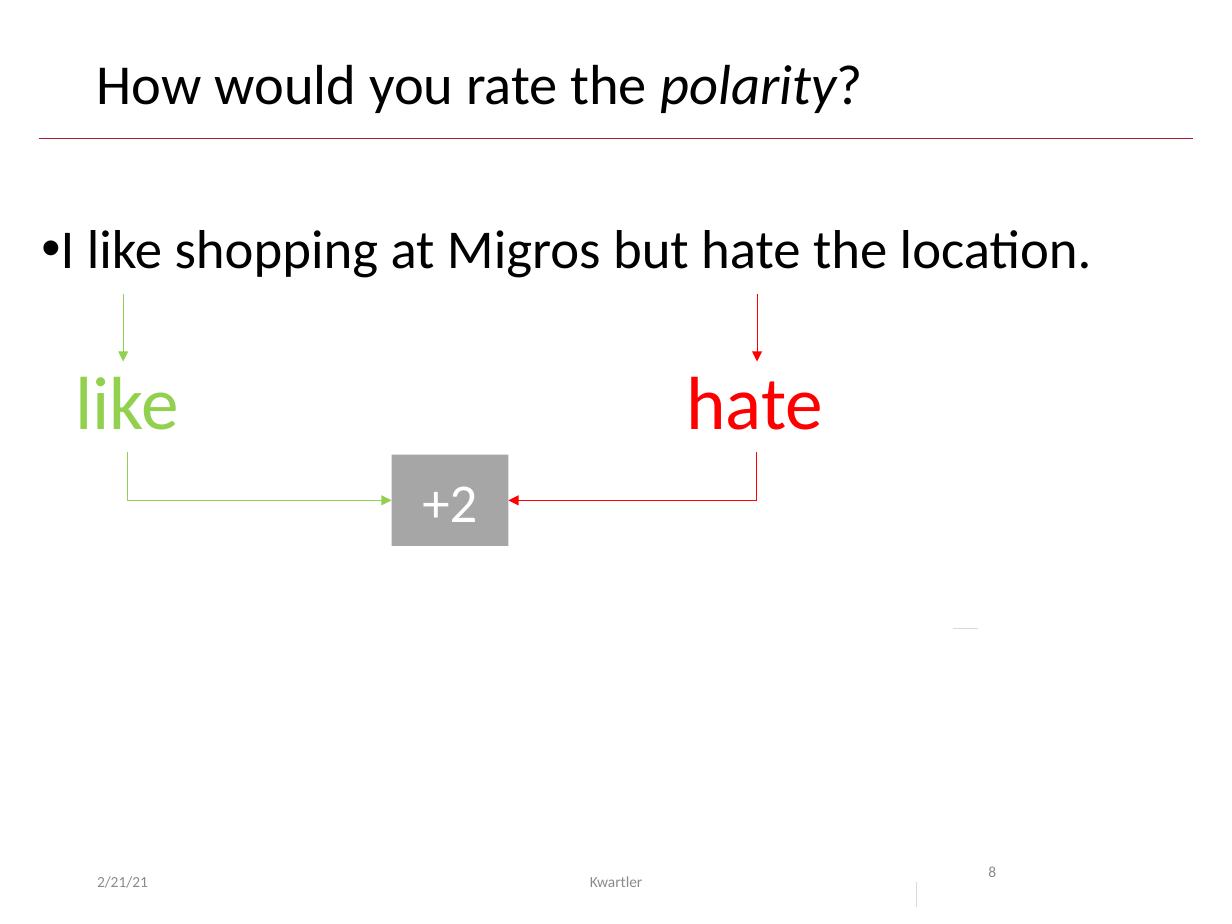
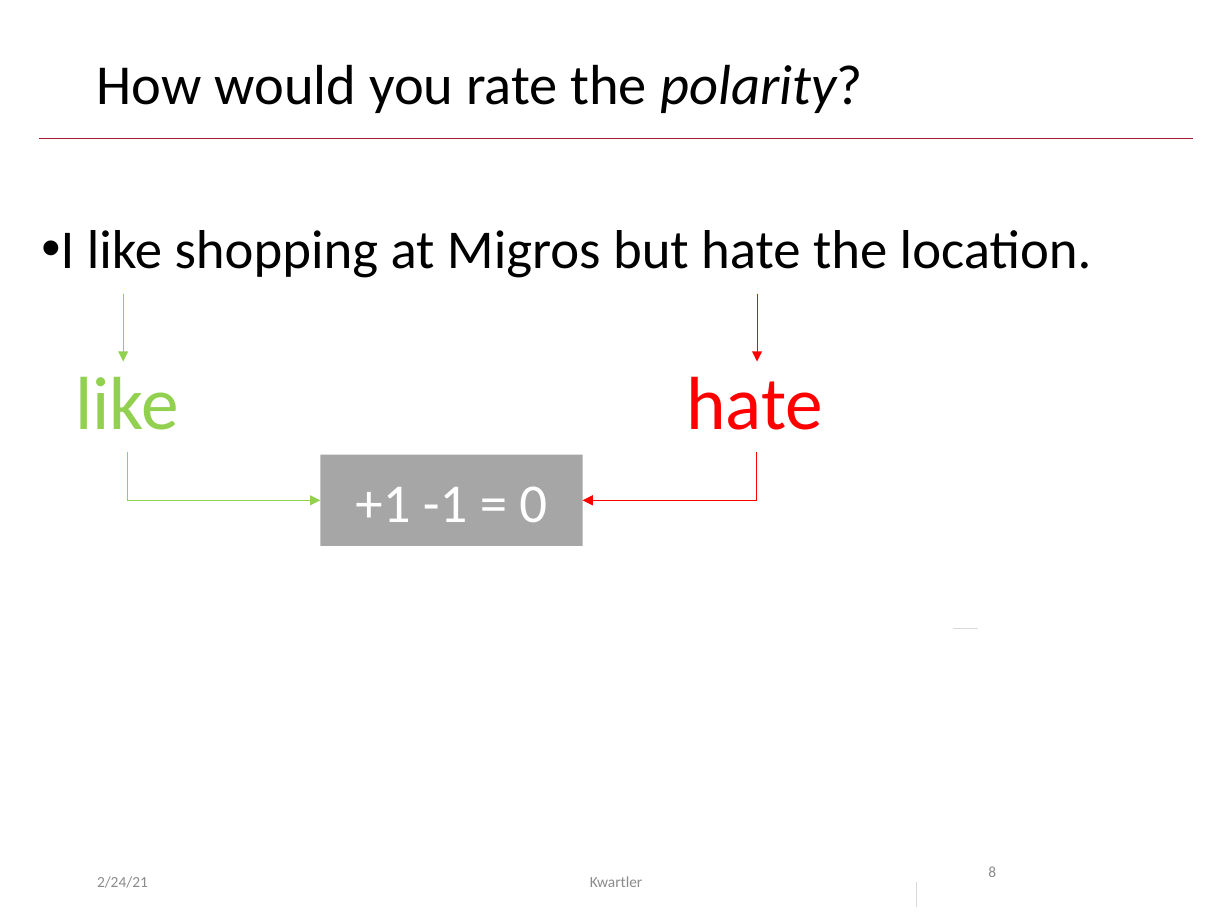
Before and after one commit to kwartler/Harvard_NLP_Student, a slide deck: slide 8 of lessons/E_Polarization_Sentiment/polarity.pptx. Drawn at 1232x924 pixels with LibreOffice and Linux fonts; fonts in the diff are those of the drawing; background and template pictures are left out. Boxes give left, top, right and bottom in pixels: in the first picture for what was removed or moved away, otherwise in the second. Text is boxed around its words. In the diff, an @@ line names an element or a change of style, - is before the commit and + after.

```diff
--- a/lessons/E_Polarization_Sentiment/polarity.pptx
+++ b/lessons/E_Polarization_Sentiment/polarity.pptx
@@ elbow arrow moved from (128, 452) - (392, 500) to (128, 452) - (320, 500) @@
@@ rectangle "+1 -1 = 0": place and size @@
-rectangle "+1 -1 = 0" at bbox=[392, 455, 509, 546]
+rectangle "+1 -1 = 0" at bbox=[320, 455, 583, 546]
@@ elbow arrow moved from (756, 452) - (509, 500) to (756, 452) - (583, 500) @@
@@ text in rectangle at bbox=[355, 486, 547, 522]: text changed @@
-+2
++1 -1 = 0
@@ text at bbox=[97, 876, 148, 888]: text changed @@
-2/21/21
+2/24/21
```
Also in this commit, not shown: 13 other slides changed, 1 slide added, 5 other files.
